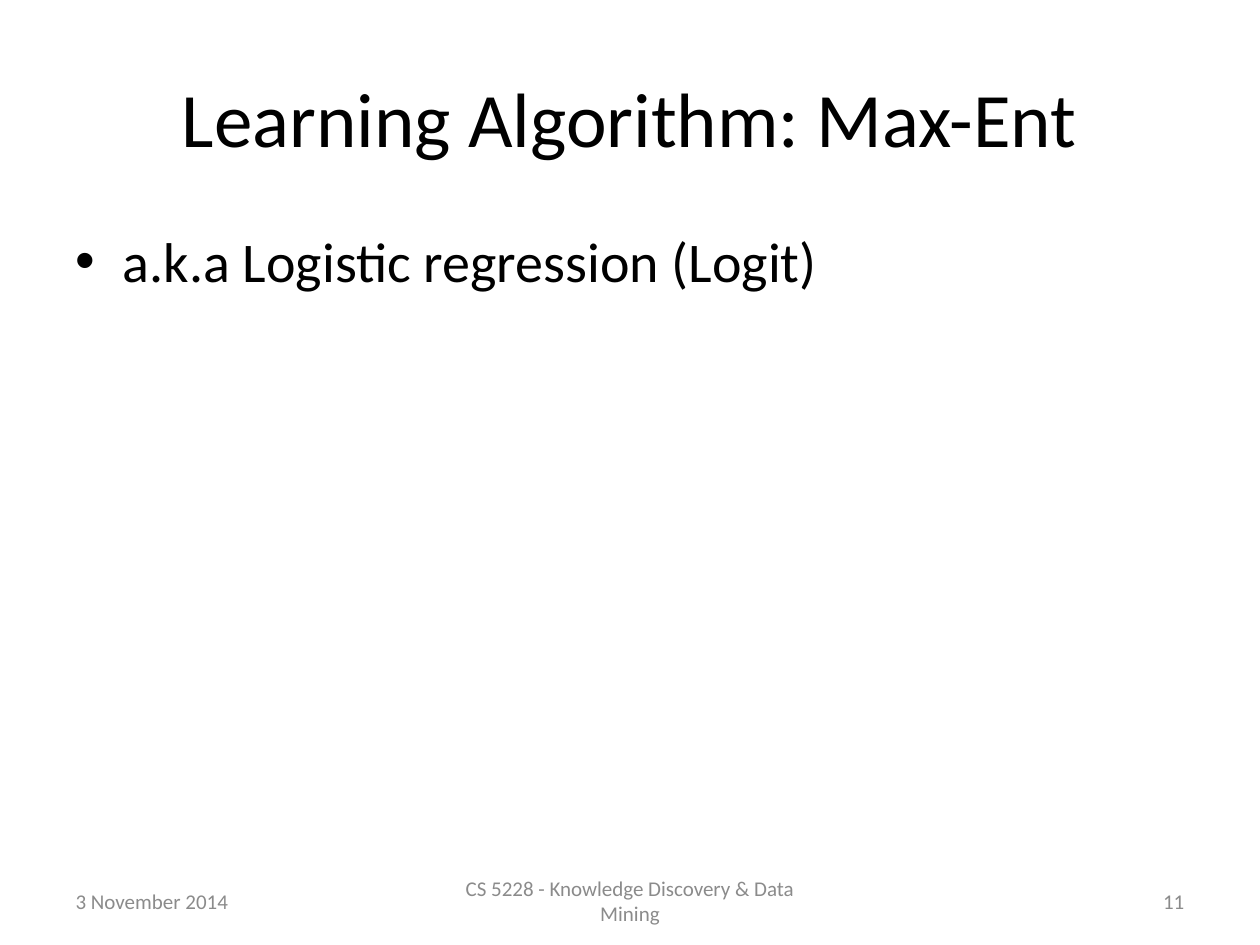
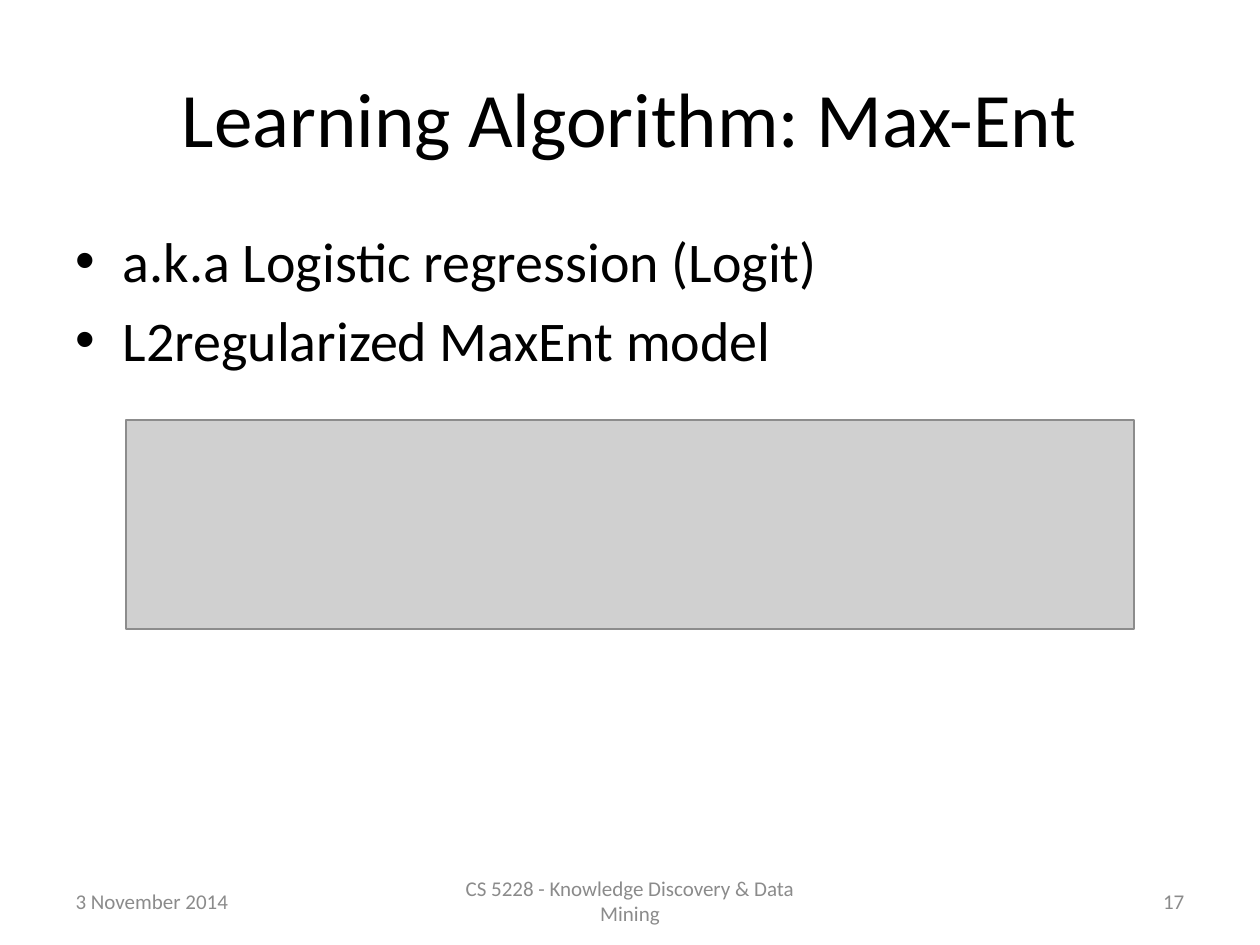
Before and after one commit to raymondhs/Panda-Delights, a slide deck: slide 17 of doc/2014_Nov_04.pptx (slide 11 before the commit). Drawn at 1260x945 pixels with LibreOffice and Linux fonts; fonts in the diff are those of the drawing; grey boxes stand for pictures. Boxes give left, top, right and bottom in pixels: in the first picture for what was removed or moved away, otherwise in the second. Text is boxed around its words. In the diff, an @@ line names an element or a change of style, - is before the commit and + after.

```diff
--- a/doc/2014_Nov_04.pptx
+++ b/doc/2014_Nov_04.pptx
@@ text at bbox=[123, 322, 770, 371]: paragraph added @@
+• L2regularized MaxEnt model
@@ picture added at bbox=[126, 420, 1134, 629] @@
@@ page number at bbox=[1163, 895, 1184, 909]: text changed @@
-11
+17
```
Also in this commit, not shown: 4 other slides changed, 11 slides added, 5 other files.
